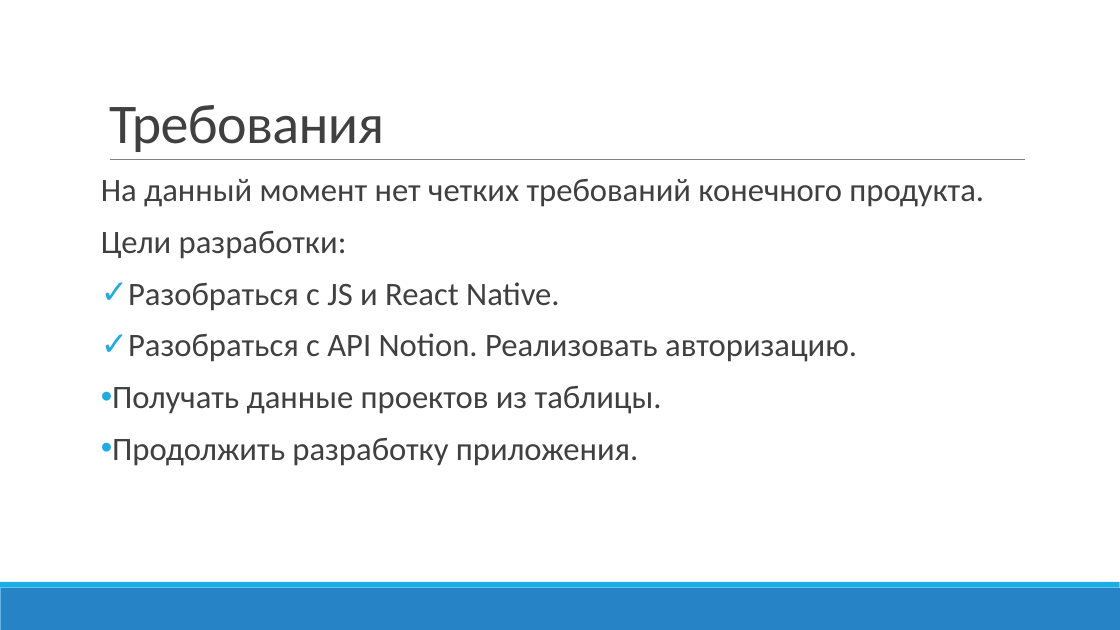
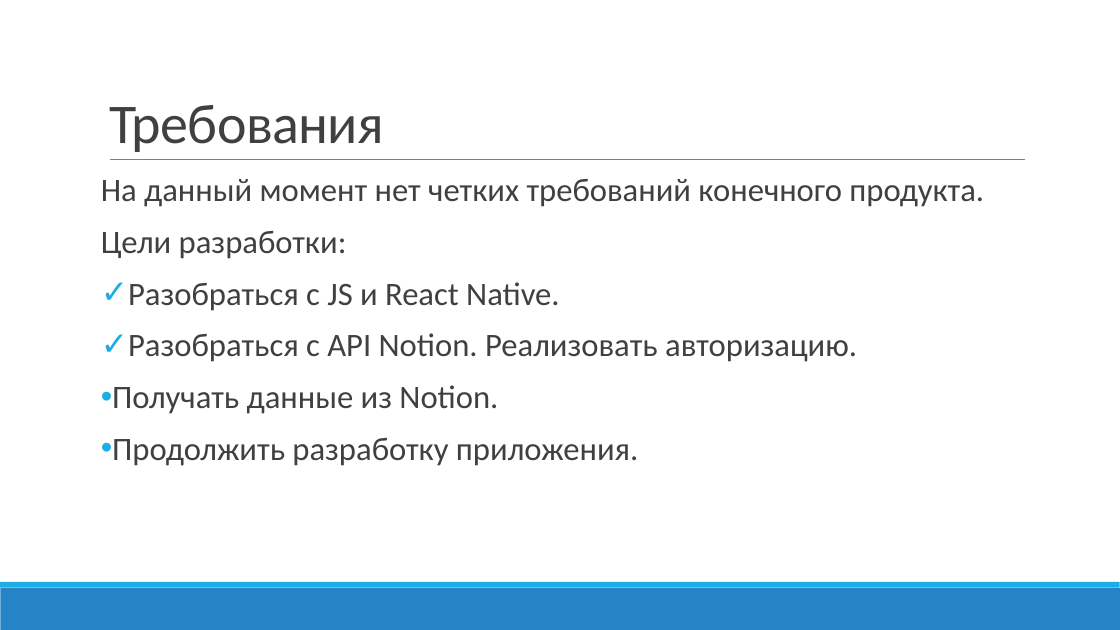
Before and after one commit to RobertArifulin/ReactNativeApp, a slide deck: slide 4 of docs/Презентцаия проекта.pptx. Drawn at 1120x630 pixels with LibreOffice and Linux fonts; fonts in the diff are those of the drawing. Boxes give left, top, right and bottom in pixels: in the first picture for what was removed or moved away, otherwise in the second. Text is boxed around its words. In the diff, an @@ line names an element or a change of style, - is before the commit and + after.

```diff
--- a/docs/Презентцаия проекта.pptx
+++ b/docs/Презентцаия проекта.pptx
@@ text at bbox=[112, 385, 498, 414]: text changed @@
-• Получать данные проектов из таблицы.
+• Получать данные из Notion.
```
Also in this commit, not shown: 2 other slides changed, 1 slide added.
